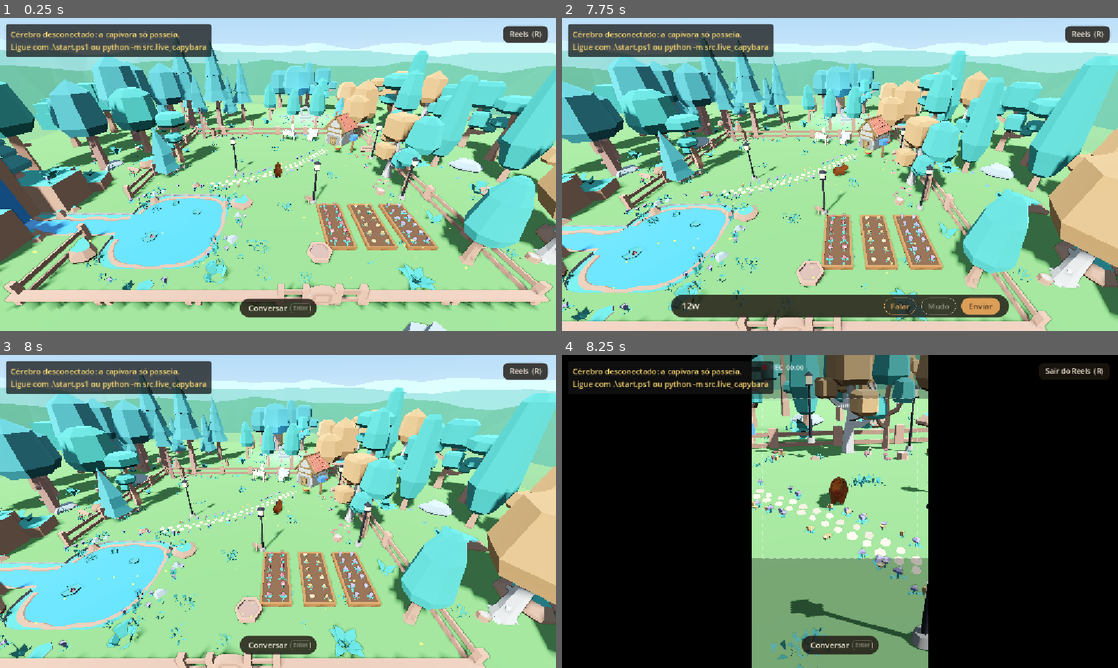
Above: before the commit, frames 1-4 (two rows, left to right).
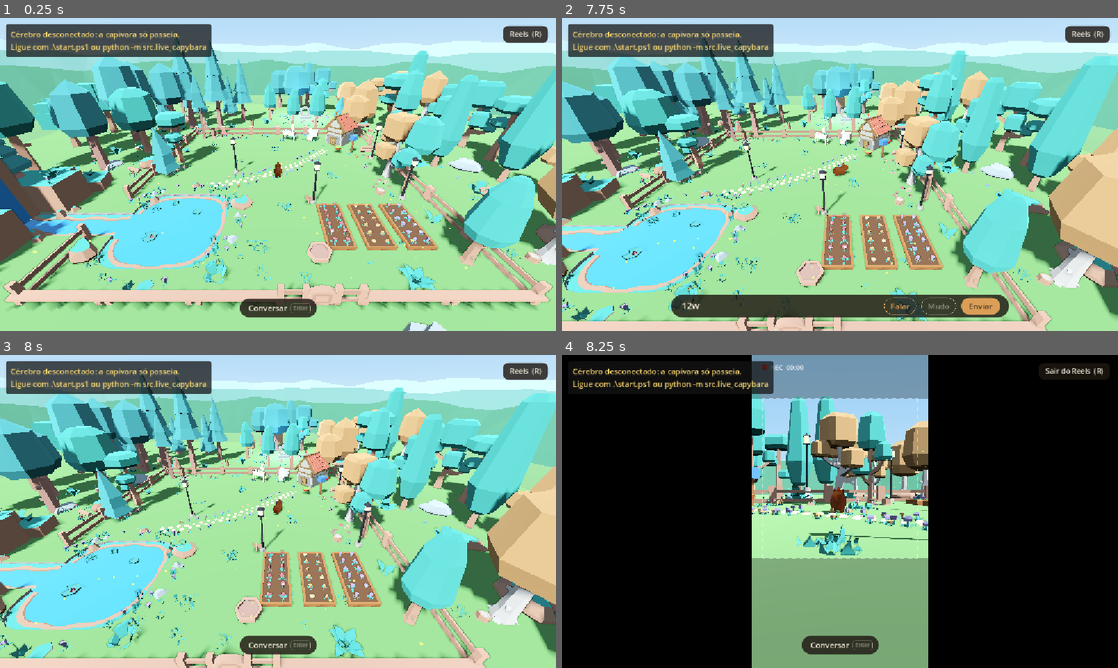
Above: after the commit, the same moments.

Repository: MatheusPatricioo/capivara-ia
Game: Godot game, scene res://scenes/world.tscn
The game is run twice, just before and just after one commit, with the same random seed, the same clock (stepped at 60 frames per second) and the same inputs.
Inputs (mouse positions are in pixels of both pictures, inside the frame that each line leads up to):
- Up to frame 1 (0.25 s): no input
- Up to frame 2 (7.75 s): click "Conversar" at 0.5 s; click (784, 305) at 1.27 s; type "12" at 1.35 s; click "Falar" at 2 s; tap Enter at 2.75, 4.35 s; move the mouse to (962, 158) at 2.77 s; hold D (move_right) 2.78-3.53 s; hold Tab (toggle_control_mode) 2.78-3.53 s; click (962, 158) at 2.92 s; move the mouse to (728, 190) at 3.52 s; hold S (move_backward) 3.53-4.28 s; tap R (toggle_reels_mode) at 3.6 s; move the mouse to (895, 105) at 4.27 s; hold D (move_right) 4.28-5.03 s; move the mouse to (812, 237) at 5.02 s; hold W (move_forward) 5.03-5.75 s; tap Keypad Enter at 5.1 s; click (812, 237) at 5.17 s; click "Voz" at 5.75 s; click "Falar" at 6.5 s; move the mouse to (1006, 221) at 7.27 s; hold A (move_left) from 7.28 s (still down); hold Tab (toggle_control_mode) from 7.28 s (still down)
- Up to frame 3 (8 s): keep holding A (move_left); keep holding Tab (toggle_control_mode); tap Escape (ui_cancel) at 7.9 s
- Up to frame 4 (8.25 s): keep holding A (move_left); move the mouse to (673, 464) at 8.02 s; release Tab (toggle_control_mode) at 8.03 s; tap R (toggle_reels_mode) at 8.1 s

Frames 1-3 are identical in both runs. In frame 4, 18% of the frame differs, in the area x 34-66%, y 0-100%.

Commit message:
feat: vary clip shots with landscapes, glides, in-shot moves and weighted angles

Diff:
--- a/world/scripts/clip/clip_camera.gd
+++ b/world/scripts/clip/clip_camera.gd
@@ -10,6 +10,9 @@
 ## out of the way: when the usual spot is blocked, the camera walks around her to the first
 ## side with a clear view; only when every side is blocked does it come closer, in front of
 ## the obstacle, and it goes back out slowly once the view is clear.
+## Between shots it can cut (cut_to) or glide (glide_to): a glide travels from one framing
+## to the other, starting and stopping gently, like an operator moving the camera. Within a
+## shot it plays the shot's own slow movement (an arc, a dolly, a tilt) on top.
 
 ## Angles tried around her, in degrees, when the usual spot is blocked: nearest first.
 const DETOUR_DEGREES: Array[float] = [35.0, -35.0, 70.0, -70.0, 110.0, -110.0]
@@ -25,6 +28,9 @@
 const LOOK_ROOM_FULL_SPEED: float = 2.0
 ## Below this speed, in m/s, she counts as standing still.
 const STANDING_SPEED: float = 0.05
+## The lowest the camera goes, in meters above her feet, after the Reels lens shift lowers
+## it: a camera under the ground films the sky from below.
+const MIN_CAMERA_HEIGHT: float = 0.15
 
 ## How quickly the camera catches up with her position. Higher follows tighter.
 @export var follow_sharpness: float = 6.0
@@ -54,7 +60,13 @@
 @export var reels_frame_shift: float = 0.11
 
 var _target: Capybara = null
+## The framing of this frame, movement included: everything that places the camera reads it.
 var _shot: ClipShot = ClipShot.medium()
+## The framing before the movement: the shot itself, or part of the way along a glide.
+var _base_shot: ClipShot = ClipShot.medium()
+## The shot whose movement plays, and for how long it has been playing.
+var _moving_shot: ClipShot = ClipShot.medium()
+var _move_elapsed: float = 0.0
 var _pivot: Vector3 = Vector3.ZERO
 var _yaw: float = 0.0
 var _distance: float = 0.0
@@ -64,6 +76,11 @@
 var _focus_point: Vector3 = Vector3.ZERO
 var _has_focus: bool = false
 var _is_framing_for_reels: bool = false
+## The glide in progress: from one framing to the shot it ends on; null when not gliding.
+var _glide_from: ClipShot = null
+var _glide_target: ClipShot = null
+var _glide_seconds: float = 0.0
+var _glide_elapsed: float = 0.0
 
 
 func follow(target: Capybara) -> void:
@@ -87,24 +104,47 @@
 	_has_focus = false
 
 
-## Changes the framing at once, with no movement in between: a cut.
+## Changes the framing at once, with no movement in between: a cut. It stops any glide,
+## and the new shot's movement starts from the beginning.
 func cut_to(shot: ClipShot) -> void:
+	_glide_target = null
+	_base_shot = shot
+	_moving_shot = shot
+	_move_elapsed = 0.0
 	_shot = shot
 	fov = shot.field_of_view
 	if _target == null:
 		return
-	# A cut has no smoothing to catch up with: only the look room.
+	# A cut has no smoothing to catch up with: only the look room. It forgets the old
+	# detour, so the usual spot is tried first.
 	_pivot = _framed_point()
+	_detour = 0.0
 	_detour = _choose_detour(_desired_yaw())
 	_yaw = _desired_yaw() + _detour
 	_distance = _clear_distance(_yaw, _shot.distance)
 	_place()
 
 
+## Travels from the current framing to this shot over these seconds. It leaves from the
+## framing of this frame, movement and any glide in progress included, so it never jumps.
+## The new shot's movement starts along with the glide.
+func glide_to(shot: ClipShot, seconds: float) -> void:
+	if _target == null or seconds <= 0.0:
+		cut_to(shot)
+		return
+	_glide_from = _shot
+	_glide_target = shot
+	_glide_seconds = seconds
+	_glide_elapsed = 0.0
+	_moving_shot = shot
+	_move_elapsed = 0.0
+
+
 func _process(delta: float) -> void:
 	if _target == null:
 		return
-	_pivot = _pivot.lerp(_aim_point(), _smoothing(follow_sharpness, delta))
+	_advance_framing(delta)
+	_pivot =_pivot.lerp(_aim_point(), _smoothing(follow_sharpness, delta))
 	_detour = _choose_detour(_desired_yaw())
 	_yaw = lerp_angle(_yaw, _desired_yaw() + _detour, _smoothing(turn_sharpness, delta))
 	var clear_distance: float = _clear_distance(_yaw, _shot.distance)
@@ -116,6 +156,57 @@
 	_place()
 
 
+## The framing of this frame: the base (part of the way along any glide) plus the part of
+## the shot's movement done so far. Like an operator, the movement stops where its next
+## step would put something between the camera and her: otherwise the obstacle rules
+## would make the camera jump closer or to another side in the middle of a slow move.
+func _advance_framing(delta: float) -> void:
+	_advance_glide(delta)
+	var elapsed_before: float = _move_elapsed
+	_move_elapsed += delta
+	var next_framing: ClipShot = ClipShot.moved(_base_shot, _moving_shot, _movement_progress())
+	if _moving_into_obstacle(next_framing):
+		_move_elapsed = elapsed_before
+		next_framing = ClipShot.moved(_base_shot, _moving_shot, _movement_progress())
+	_shot = next_framing
+	fov = _shot.field_of_view
+
+
+## True when the next framing would see her less clearly than this one: the movement may
+## never make the view worse. That covers both obstacle rules (coming closer and walking
+## around to another side), and still lets the movement go on while it helps or changes
+## nothing, for example when she stands by the fence.
+func _moving_into_obstacle(next_framing: ClipShot) -> bool:
+	if _moving_shot.move_seconds <= 0.0:
+		return false
+	return _clear_fraction_of(next_framing) < _clear_fraction_of(_shot)
+
+
+## How much of the framing's distance is free of obstacles, from 0 to 1.
+func _clear_fraction_of(framing: ClipShot) -> float:
+	var yaw: float = _desired_yaw_for(framing) + _detour
+	return _clear_distance(yaw, framing.distance) / framing.distance
+
+
+## smoothstep eases the glide: slow at the start, faster in the middle and slow at the end.
+func _advance_glide(delta: float) -> void:
+	if _glide_target == null:
+		return
+	_glide_elapsed += delta
+	var progress: float = minf(_glide_elapsed / _glide_seconds, 1.0)
+	_base_shot = ClipShot.blended(_glide_from, _glide_target, smoothstep(0.0, 1.0, progress))
+	if progress >= 1.0:
+		_base_shot = _glide_target
+		_glide_target = null
+
+
+## From 0 to 1, eased like the glide, then held at 1: the movement ends at rest.
+func _movement_progress() -> float:
+	if _moving_shot.move_seconds <= 0.0:
+		return 0.0
+	return smoothstep(0.0, 1.0, minf(_move_elapsed / _moving_shot.move_seconds, 1.0))
+
+
 ## True while the camera is far from its place around her, still swinging after she turned.
 ## Not when an obstacle keeps it aside: that place already counts the detour.
 func is_lagging_behind() -> bool:
@@ -127,6 +218,9 @@
 
 func _place() -> void:
 	global_position = _pivot + _direction_to_camera(_yaw) * _distance
+	# v_offset lowers the camera by the Reels shift: keep it above the ground after that.
+	var lowest_height: float = _target.global_position.y + MIN_CAMERA_HEIGHT + _reels_shift_meters()
+	global_position.y = maxf(global_position.y, lowest_height)
 	look_at(_look_point() + Vector3.UP * _shot.headroom, Vector3.UP)
 	v_offset = -_reels_shift_meters()
 
@@ -178,11 +272,15 @@
 ## one side. With a focus, the front is toward the object, which stays still while she
 ## fidgets.
 func _desired_yaw() -> float:
+	return _desired_yaw_for(_shot)
+
+
+func _desired_yaw_for(shot: ClipShot) -> float:
 	var front: Vector3 = _target.facing_direction()
 	if _has_focus:
 		var to_focus: Vector3 = _focus_point - _target.global_position
 		front = Vector3(to_focus.x, 0.0, to_focus.z).normalized()
-	return atan2(front.x, front.z) + side * deg_to_rad(_shot.yaw_degrees)
+	return atan2(front.x, front.z) + side * deg_to_rad(shot.yaw_degrees)
 
 
 func _direction_to_camera(yaw: float) -> Vector3:
@@ -191,12 +289,14 @@
 
 
 ## Keeps the current detour while it stays clear, so the camera does not hesitate between
-## two sides. The usual spot wins back as soon as it is clear again.
+## two sides, nor swing back to the usual spot in the middle of a slow move the moment it
+## clears (swinging fast, it would brush past obstacles and jump closer). A cut chooses
+## again from the usual spot.
 func _choose_detour(usual_yaw: float) -> float:
+	if _detour != 0.0 and _is_clear(usual_yaw + _detour):
+		return _detour
 	if _is_clear(usual_yaw):
 		return 0.0
-	if _detour != 0.0 and _is_clear(usual_yaw + _detour):
-		return _detour
 	for detour_degrees: float in DETOUR_DEGREES:
 		var detour: float = deg_to_rad(detour_degrees * side)
 		if _is_clear(usual_yaw + detour):
--- a/world/scripts/clip/clip_director.gd
+++ b/world/scripts/clip/clip_director.gd
@@ -5,8 +5,13 @@
 ## camera becomes the active one, the interface is hidden (only her speech balloon and
 ## emote stay, as part of the story) and the shots are chosen.
 ##
-## With the "auto" shot it edits like a series: it opens wide, then cuts between medium and
-## close every few seconds, and cuts to close when she speaks or her feeling changes. Cuts
+## With the "auto" shot it edits like a series: it opens wide, then changes shot every few
+## seconds, drawing the next one by weight among medium, close, profile and low (never the
+## same twice in a row, and behind her while she walks), with the wide landscape now and
+## then to show the world and its sky, and cuts to close when she speaks or her feeling
+## changes. The calm changes (medium,
+## close and landscape taking turns) glide from one framing to the other; what reacts to
+## her (lines, feelings, arriving somewhere) cuts, the way an editor cuts on action. Cuts
 ## follow game time, so they land on the same frames in the Movie Maker. Until the brain is
 ## ready (ClipRecorder.story_started) it holds the wide shot: that part is cut off later.
 ## When she arrives at an interaction point (the computer, the mailbox...), it cuts over her
@@ -21,6 +26,26 @@
 ## Seconds a medium or close shot lasts when nothing happens, picked between these two.
 const MIN_SHOT_SECONDS: float = 4.0
 const MAX_SHOT_SECONDS: float = 6.0
+## Medium and close shots between two landscapes.
+const SHOTS_BETWEEN_LANDSCAPES: int = 4
+## Seconds a landscape lasts in the middle of the story, counting the glide into it.
+const LANDSCAPE_SECONDS: float = 5.0
+## Seconds a glide between two calm shots takes. It counts as part of the new shot.
+const GLIDE_SECONDS: float = 2.0
+## How often each calm shot is drawn, relative to the others: a shot with twice the
+## weight comes up twice as often.
+const CALM_SHOT_WEIGHTS: Dictionary[String, float] = {
+	"medium": 3.0,
+	"close": 3.0,
+	"profile": 2.0,
+	"low": 1.5,
+}
+## Weight of the shot behind her while she walks: high, since it shows where she goes.
+const FOLLOW_WEIGHT_WHILE_WALKING: float = 6.0
+## Above this ground speed, in m/s, she counts as walking.
+const WALKING_SPEED: float = 0.3
+## Seconds she can stand still before the shot behind her gives way to another.
+const FOLLOW_STOP_SECONDS: float = 1.0
 ## A shot lasts at least this long before an event can cut away from it, so cuts never
 ## come one on top of another.
 const MIN_SECONDS_BEFORE_CUT: float = 1.5
@@ -60,10 +85,15 @@
 var _shot_started_at: float = 0.0
 var _shot_ends_at: float = 0.0
 var _current_shot_name: String = ""
+## Until then the opening wide shot holds, whatever happens.
+var _opening_ends_at: float = INF
+var _shots_since_landscape: int = 0
 var _last_emotion: StringName = &""
 ## The interaction point she is using, or null.
 var _activity_point: InteractionPoint = null
 var _back_turned_seconds: float = 0.0
+## Seconds she has stood still while the camera follows her from behind.
+var _stopped_while_followed_seconds: float = 0.0
 ## The game's own shadow settings, put back when filming stops.
 var _game_shadow_distance: float = 0.0
 var _game_shadow_split: float = 0.0
@@ -98,6 +128,7 @@
 ## own camera.
 func start_live() -> void:
 	_seconds = 0.0
+	_shots_since_landscape = 0
 	_activity_point = null
 	_last_emotion = &""
 	_back_turned_seconds = 0.0
@@ -136,6 +167,7 @@
 	Brain.feelings_changed.connect(_on_feelings_changed)
 	for interaction_point: InteractionPoint in _interaction_points():
 		interaction_point.capybara_arrived.connect(_on_arrived_at.bind(interaction_point))
+	_opening_ends_at = _seconds + OPENING_SECONDS
 	_cut_to("wide", OPENING_SECONDS)
 
 
@@ -164,24 +196,71 @@
 		return
 	if _activity_point != null and _has_left(_activity_point):
 		_end_activity()
+	_end_follow_when_she_stops(delta)
 	if _seconds >= _shot_ends_at:
 		_cut_to_next_shot()
 
 
-## Using something: over the shoulder, then her face, and again. Otherwise medium and close.
+## Using something: over the shoulder, then her face, and again (cuts). Otherwise a calm
+## shot drawn by weight, with a landscape every few shots (glides).
 func _cut_to_next_shot() -> void:
-	if _activity_point == null:
-		var next_shot_name: String = "close" if _current_shot_name == "medium" else "medium"
-		_cut_to(next_shot_name, randf_range(MIN_SHOT_SECONDS, MAX_SHOT_SECONDS))
+	if _activity_point == null and _shots_since_landscape >= SHOTS_BETWEEN_LANDSCAPES:
+		_shots_since_landscape = 0
+		_glide_to("wide", LANDSCAPE_SECONDS)
+	elif _activity_point == null:
+		_shots_since_landscape += 1
+		_glide_to(_draw_calm_shot(), randf_range(MIN_SHOT_SECONDS, MAX_SHOT_SECONDS))
 	elif _current_shot_name == "activity":
 		_cut_to("close", ACTIVITY_CLOSE_SECONDS)
 	else:
 		_cut_to("activity", randf_range(MIN_ACTIVITY_SECONDS, MAX_ACTIVITY_SECONDS))
 
 
-## She turned and the camera is still swinging around her, showing her side or back.
+## The next calm shot, never the current one. While she walks, the shot behind her joins
+## the draw.
+func _draw_calm_shot() -> String:
+	var weights: Dictionary[String, float] = CALM_SHOT_WEIGHTS.duplicate()
+	if _is_walking():
+		weights["follow"] = FOLLOW_WEIGHT_WHILE_WALKING
+	weights.erase(_current_shot_name)
+	return _draw_by_weight(weights)
+
+
+## A roulette wheel with slices as wide as the weights: a random point along all of them
+## falls in one slice.
+static func _draw_by_weight(weights: Dictionary[String, float]) -> String:
+	var total_weight: float = 0.0
+	for weight: float in weights.values():
+		total_weight += weight
+	var point: float = randf() * total_weight
+	for shot_name: String in weights:
+		point -= weights[shot_name]
+		if point <= 0.0:
+			return shot_name
+	return weights.keys().back()
+
+
+func _is_walking() -> bool:
+	var ground_velocity: Vector3 = Vector3(capybara.velocity.x, 0.0, capybara.velocity.z)
+	return ground_velocity.length() > WALKING_SPEED
+
+
+## Behind her there is nothing to see once she stops: after a moment, the next shot.
+func _end_follow_when_she_stops(delta: float) -> void:
+	if _current_shot_name != "follow" or _is_walking():
+		_stopped_while_followed_seconds = 0.0
+		return
+	_stopped_while_followed_seconds += delta
+	if _stopped_while_followed_seconds >= FOLLOW_STOP_SECONDS:
+		_stopped_while_followed_seconds = 0.0
+		_shot_ends_at = minf(_shot_ends_at, _seconds)
+
+
+## She turned and the camera is still swinging around her, showing her side or back. Not
+## behind her while she walks: there the camera is meant to see her back, and swinging
+## along her path is the shot.
 func _cut_to_her_front_when_back_turned(delta: float) -> void:
-	if not clip_camera.is_lagging_behind():
+	if _current_shot_name == "follow" or not clip_camera.is_lagging_behind():
 		_back_turned_seconds = 0.0
 		return
 	_back_turned_seconds += delta
@@ -233,17 +312,26 @@
 
 
 ## Already close: it only holds longer. Otherwise it cuts, unless the current shot is too
-## young, or is the opening.
+## young, or is the opening. A landscape in the middle of the story gives way to her lines.
 func _cut_to_close_for(hold_seconds: float) -> void:
 	if _current_shot_name == "close":
 		_shot_ends_at = maxf(_shot_ends_at, _seconds + hold_seconds)
 		return
-	if _current_shot_name == "wide" or _seconds - _shot_started_at < MIN_SECONDS_BEFORE_CUT:
+	if _seconds < _opening_ends_at or _seconds - _shot_started_at < MIN_SECONDS_BEFORE_CUT:
 		return
 	_cut_to("close", hold_seconds)
 
 
 func _cut_to(shot_name: String, hold_seconds: float) -> void:
+	_change_shot(shot_name, hold_seconds, 0.0)
+
+
+func _glide_to(shot_name: String, hold_seconds: float) -> void:
+	_change_shot(shot_name, hold_seconds, GLIDE_SECONDS)
+
+
+## A transition of 0 seconds is a cut; longer, the camera glides there in that time.
+func _change_shot(shot_name: String, hold_seconds: float, transition_seconds: float) -> void:
 	_current_shot_name = shot_name
 	_shot_started_at = _seconds
 	_shot_ends_at = _seconds + hold_seconds
@@ -252,7 +340,7 @@
 		clip_camera.focus_on(_activity_point.look_target())
 	else:
 		clip_camera.clear_focus()
-	clip_camera.cut_to(ClipShot.named(shot_name))
+	clip_camera.glide_to(ClipShot.named(shot_name), transition_seconds)
 
 
 func _hide_interface() -> void:
--- a/world/scripts/clip/clip_mode.gd
+++ b/world/scripts/clip/clip_mode.gd
@@ -21,7 +21,7 @@
 	return CLIP_ARGUMENT in OS.get_cmdline_user_args()
 
 
-## "auto", "close", "medium" or "wide", as passed; "auto" when not given.
+## "auto" or the name of one shot (see ClipShot.named), as passed; "auto" when not given.
 static func requested_shot() -> String:
 	var shot: String = _text_argument(SHOT_ARGUMENT_PREFIX).to_lower()
 	return shot if not shot.is_empty() else DEFAULT_SHOT
--- a/world/scripts/clip/clip_shot.gd
+++ b/world/scripts/clip/clip_shot.gd
@@ -20,6 +20,16 @@
 ## where Instagram puts the caption and buttons.
 var headroom: float
 
+## The slow movement while the shot lasts, done over move_seconds (eased) and then at rest.
+## Degrees the camera goes around her (an arc): positive goes further toward her side.
+var orbit_degrees: float
+## Meters the camera comes closer (negative, a dolly in) or goes back (positive).
+var push_meters: float
+## Meters the aim rises (a tilt up): she slides down a little and more sky shows.
+var tilt_meters: float
+## Seconds the movement takes; 0 for a still shot.
+var move_seconds: float
+
 
 func _init(
 	shot_distance: float,
@@ -27,7 +37,11 @@
 	shot_yaw_degrees: float,
 	shot_field_of_view: float,
 	shot_aim_height: float,
-	shot_headroom: float
+	shot_headroom: float,
+	shot_orbit_degrees: float = 0.0,
+	shot_push_meters: float = 0.0,
+	shot_tilt_meters: float = 0.0,
+	shot_move_seconds: float = 0.0
 ) -> void:
 	distance = shot_distance
 	pitch_degrees = shot_pitch_degrees
@@ -35,38 +49,103 @@
 	field_of_view = shot_field_of_view
 	aim_height = shot_aim_height
 	headroom = shot_headroom
+	orbit_degrees = shot_orbit_degrees
+	push_meters = shot_push_meters
+	tilt_meters = shot_tilt_meters
+	move_seconds = shot_move_seconds
 
 
-## Her face and whole body: for feelings and lines.
+## Her face and whole body: for feelings and lines. A slow arc toward her side shows her
+## face turning into three quarters.
 static func close() -> ClipShot:
-	return ClipShot.new(2.6, 12.0, 25.0, 42.0, 0.33, -0.05)
+	return ClipShot.new(2.6, 12.0, 25.0, 42.0, 0.33, -0.05, 20.0, 0.0, 0.0, 8.0)
 
 
-## Her whole body and what is around her: to show what she is doing.
+## Her whole body and what is around her: to show what she is doing. Low enough that the
+## distant hills show behind her. A slow dolly in, with a small arc.
 static func medium() -> ClipShot:
-	return ClipShot.new(3.3, 16.0, 30.0, 45.0, 0.28, 0.0)
+	return ClipShot.new(3.3, 12.0, 30.0, 45.0, 0.28, 0.0, 10.0, -0.5, 0.0, 7.0)
 
 
-## A wide view of her in the world: to open an episode.
+## The landscape, with her small in it: to open an episode and, now and then, to breathe
+## between shots. Almost at eye level, so the sky and the hills fill the top of the frame;
+## the headroom keeps her below the middle, but above the Reels caption. The camera stays
+## inside the fence (it counts everything past it as an obstacle), so the wider lens is
+## what makes her small, not the distance. The aim tilts up slowly, revealing the sky,
+## while the camera drifts a little around her.
 static func wide() -> ClipShot:
-	return ClipShot.new(6.5, 28.0, 30.0, 50.0, 0.28, 0.3)
+	return ClipShot.new(7.0, 9.0, 30.0, 55.0, 0.28, 0.5, 8.0, 0.0, 0.5, 6.0)
 
 
 ## Over her shoulder, from behind and to one side: her and what she is using (the
-## computer, the mailbox...) in the same frame. Used with ClipCamera.focus_on.
+## computer, the mailbox...) in the same frame. Used with ClipCamera.focus_on. A slow
+## dolly in, toward what she does.
 static func activity() -> ClipShot:
-	return ClipShot.new(2.8, 14.0, 135.0, 48.0, 0.33, 0.1)
+	return ClipShot.new(2.8, 14.0, 135.0, 48.0, 0.33, 0.1, 0.0, -0.3, 0.0, 6.0)
 
 
-## The shot with this name ("close", "medium", "wide" or "activity"); null for any other.
+## Her side, her silhouette against the world. A slow arc turns toward her face, so the
+## shot ends in three quarters.
+static func profile() -> ClipShot:
+	return ClipShot.new(3.0, 6.0, 90.0, 45.0, 0.28, 0.1, -15.0, 0.0, 0.0, 7.0)
+
+
+## From close to the ground, looking a little up at her: she looks bigger and cuter, with
+## the sky behind her. The camera stays just above the grass (the Reels lens shift lowers
+## it further); the look up comes from aiming above her head. A slow arc.
+static func low() -> ClipShot:
+	return ClipShot.new(2.4, 3.0, 20.0, 50.0, 0.25, 0.4, 12.0, 0.0, 0.0, 7.0)
+
+
+## Behind her while she walks, a little to one side: where she is going, with the world
+## ahead of her. The aim is high, to show the way and the sky; the camera drifts back.
+static func follow() -> ClipShot:
+	return ClipShot.new(3.4, 14.0, 160.0, 50.0, 0.28, 0.35, 0.0, 0.4, 0.0, 6.0)
+
+
+## This framing with part of the movement of `moving` done: weight 0 is none of it, 1 all.
+## The result is a still framing (no movement of its own).
+static func moved(framing: ClipShot, moving: ClipShot, weight: float) -> ClipShot:
+	return ClipShot.new(
+		framing.distance + moving.push_meters * weight,
+		framing.pitch_degrees,
+		framing.yaw_degrees + moving.orbit_degrees * weight,
+		framing.field_of_view,
+		framing.aim_height,
+		framing.headroom + moving.tilt_meters * weight
+	)
+
+
+## A framing part of the way from one shot to another: weight 0 is from, 1 is to. Used
+## by ClipCamera to glide between shots instead of cutting. The result is a still framing:
+## the movement of a shot is added on top by ClipCamera.
+static func blended(from: ClipShot, to: ClipShot, weight: float) -> ClipShot:
+	return ClipShot.new(
+		lerpf(from.distance, to.distance, weight),
+		lerpf(from.pitch_degrees, to.pitch_degrees, weight),
+		lerpf(from.yaw_degrees, to.yaw_degrees, weight),
+		lerpf(from.field_of_view, to.field_of_view, weight),
+		lerpf(from.aim_height, to.aim_height, weight),
+		lerpf(from.headroom, to.headroom, weight)
+	)
+
+
+## The shot with this name ("close", "medium", "wide", "activity", "profile", "low" or
+## "follow"); null for any other.
 static func named(shot_name: String) -> ClipShot:
 	match shot_name:
 		"activity":
 			return activity()
 		"close":
 			return close()
+		"follow":
+			return follow()
+		"low":
+			return low()
 		"medium":
 			return medium()
+		"profile":
+			return profile()
 		"wide":
 			return wide()
 	return null
